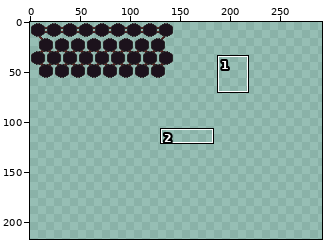
Sprite sheet, stored at res/ui.png. Above: a wide view before the commit, with the close-up outlined.
Close-up. As it was:
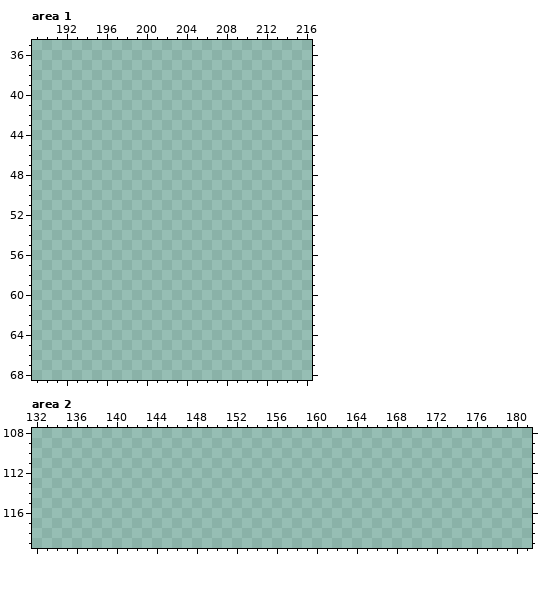
The file is 320x320 pixels. Colours within 5 levels of each other are drawn and written as one. Shown: area 1: x 189..216, y 35..68; area 2: x 132..181, y 108..119. The wide view leaves out empty margins. The commit also changed other parts of the picture, which this record leaves out.
After the commit:
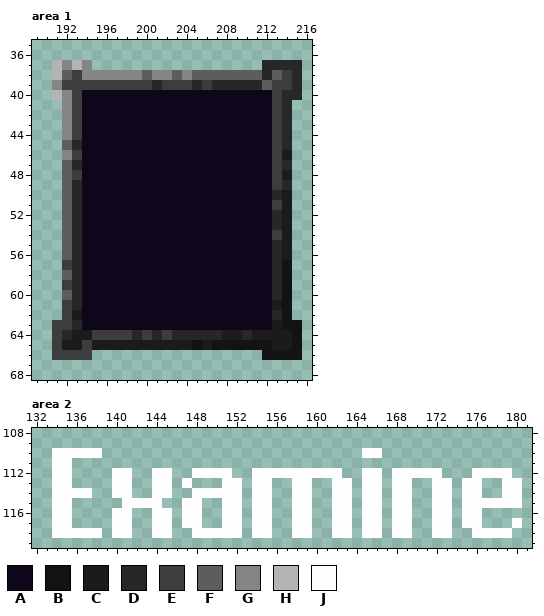
Palette (. is transparent): A #0e071b  B #131313  C #1b1b1b  D #272727  E #3d3d3d  F #5d5d5d  G #858585  H #b4b4b4  J #fefefe
Diff:
Area 1:
y 37: x 191..194 .... -> HGHG; x 212..215 .... -> DDDD
y 38: x 191..215 ......................... -> HFEGGGGGGFGGFGFFFFFFFDFED
y 39: x 191..215 ......................... -> GEEEEEEEEEDEEEDEDDDDDFEED
y 40: x 191..215 ......................... -> HGEAAAAAAAAAAAAAAAAAAAEDD
y 41..44: x 192..214 ....................... -> GEAAAAAAAAAAAAAAAAAAAED
y 45: x 192..214 ....................... -> FDAAAAAAAAAAAAAAAAAAAED
y 46: x 192..214 ....................... -> GEAAAAAAAAAAAAAAAAAAAEC
y 47: x 192..214 ....................... -> FDAAAAAAAAAAAAAAAAAAAED
y 48: x 192..214 ....................... -> FEAAAAAAAAAAAAAAAAAAAEC
y 49: x 192..214 ....................... -> FDAAAAAAAAAAAAAAAAAAAED
y 50: x 192..214 ....................... -> FDAAAAAAAAAAAAAAAAAAADC
y 51: x 192..214 ....................... -> FDAAAAAAAAAAAAAAAAAAAEC
y 52..53: x 192..214 ....................... -> FDAAAAAAAAAAAAAAAAAAADC
y 54: x 192..214 ....................... -> FDAAAAAAAAAAAAAAAAAAAEC
y 55..56: x 192..214 ....................... -> FDAAAAAAAAAAAAAAAAAAADC
y 57: x 192..214 ....................... -> EDAAAAAAAAAAAAAAAAAAADB
y 58: x 192..214 ....................... -> FDAAAAAAAAAAAAAAAAAAADB
y 59: x 192..214 ....................... -> EDAAAAAAAAAAAAAAAAAAADB
y 60: x 192..214 ....................... -> FDAAAAAAAAAAAAAAAAAAADB
y 61: x 192..214 ....................... -> EDAAAAAAAAAAAAAAAAAAACB
y 62: x 192..214 ....................... -> ECAAAAAAAAAAAAAAAAAAADB
y 63: x 191..215 ......................... -> EEDAAAAAAAAAAAAAAAAAAACBB
y 64: x 191..215 ......................... -> EDCCEEEEDEDEDDDDDCCDCCCCB
y 65: x 191..215 ......................... -> ECCECCCCCCCCCCBCBBBBBBCCB
y 66: x 191..194 .... -> EEEE; x 212..215 .... -> BBBB
Area 2:
y 110: x 134..138 ..... -> JJJJJ; x 165..166 .. -> JJ
y 111: x 134..135 .. -> JJ
y 112: x 134..135 .. -> JJ; x 140..141 .. -> JJ; x 144..145 .. -> JJ; x 148..151 .... -> JJJJ; x 154..162 ......... -> JJJJJJJJJ; x 165..166 .. -> JJ; x 168..172 ..... -> JJJJJ; x 176..179 .... -> JJJJ
y 113: x 134..135 .. -> JJ; x 140..141 .. -> JJ; x 144..145 .. -> JJ; x 147 . -> J; x 151..152 .. -> JJ; x 154..155 .. -> JJ; x 158..159 .. -> JJ; x 162..163 .. -> JJ; x 165..166 .. -> JJ; x 168..169 .. -> JJ; x 172..173 .. -> JJ; x 175..176 .. -> JJ; x 179..180 .. -> JJ
y 114: x 134..137 .... -> JJJJ; x 140..141 .. -> JJ; x 144..145 .. -> JJ; x 148..152 ..... -> JJJJJ; x 154..155 .. -> JJ; x 158..159 .. -> JJ; x 162..163 .. -> JJ; x 165..166 .. -> JJ; x 168..169 .. -> JJ; x 172..173 .. -> JJ; x 175..176 .. -> JJ; x 179..180 .. -> JJ
y 115: x 134..135 .. -> JJ; x 141..144 .... -> JJJJ; x 147..148 .. -> JJ; x 151..152 .. -> JJ; x 154..155 .. -> JJ; x 158..159 .. -> JJ; x 162..163 .. -> JJ; x 165..166 .. -> JJ; x 168..169 .. -> JJ; x 172..173 .. -> JJ; x 175..180 ...... -> JJJJJJ
y 116: x 134..135 .. -> JJ; x 140..141 .. -> JJ; x 144..145 .. -> JJ; x 147..148 .. -> JJ; x 151..152 .. -> JJ; x 154..155 .. -> JJ; x 158..159 .. -> JJ; x 162..163 .. -> JJ; x 165..166 .. -> JJ; x 168..169 .. -> JJ; x 172..173 .. -> JJ; x 175..176 .. -> JJ
y 117: x 134..135 .. -> JJ; x 140..141 .. -> JJ; x 144..145 .. -> JJ; x 147..148 .. -> JJ; x 151..152 .. -> JJ; x 154..155 .. -> JJ; x 158..159 .. -> JJ; x 162..163 .. -> JJ; x 165..166 .. -> JJ; x 168..169 .. -> JJ; x 172..173 .. -> JJ; x 175..176 .. -> JJ; x 180 . -> J
y 118: x 134..138 ..... -> JJJJJ; x 140..141 .. -> JJ; x 144..145 .. -> JJ; x 148..152 ..... -> JJJJJ; x 154..155 .. -> JJ; x 158..159 .. -> JJ; x 162..163 .. -> JJ; x 165..166 .. -> JJ; x 168..169 .. -> JJ; x 172..173 .. -> JJ; x 176..179 .... -> JJJJ
